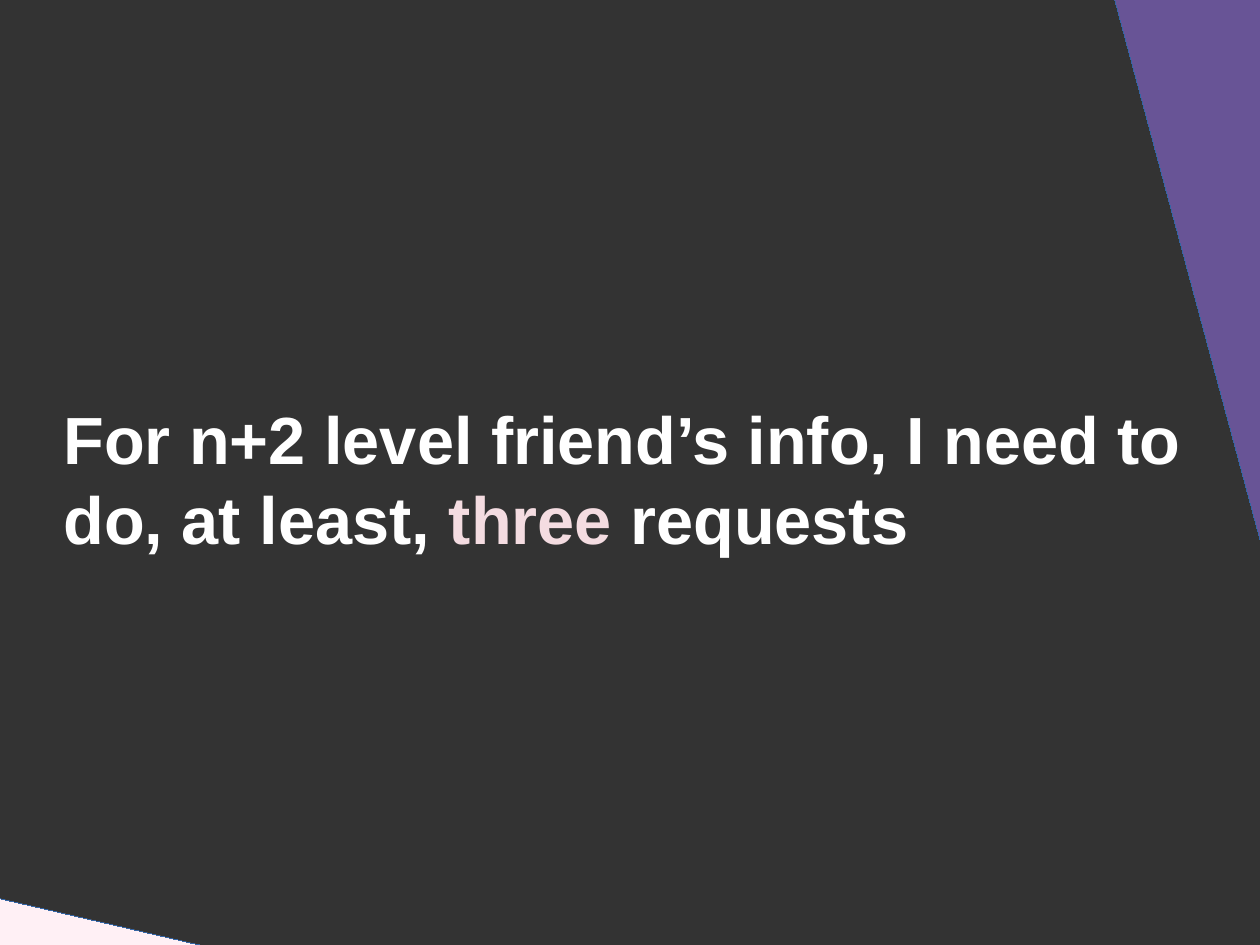
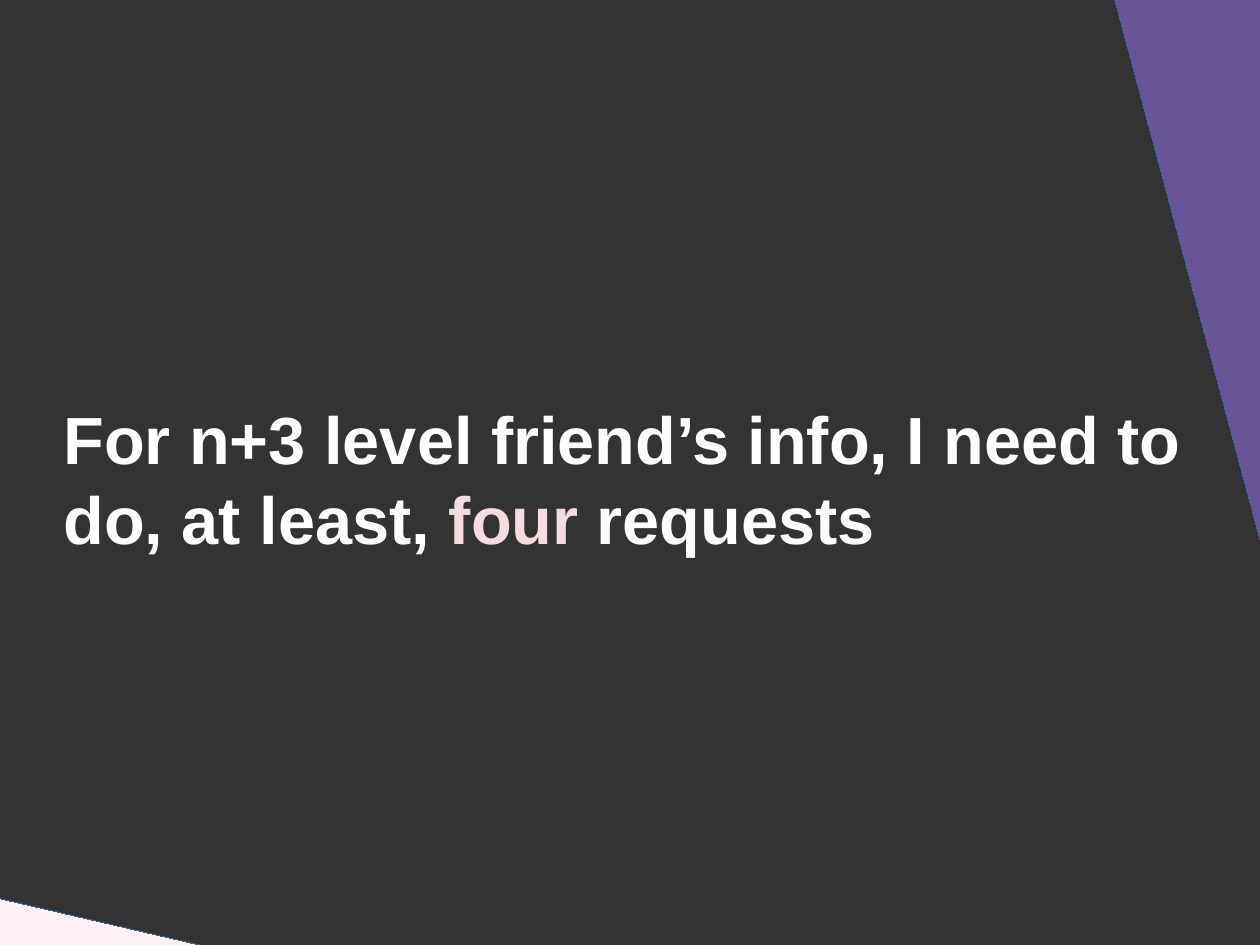
Before and after one commit to DanYellow/presentations, a slide deck: slide 22 of graphql/presentation.odp (slide 19 before the commit). Drawn at 1260x945 pixels with LibreOffice and Linux fonts; fonts in the diff are those of the drawing. Boxes give left, top, right and bottom in pixels: in the first picture for what was removed or moved away, otherwise in the second. Text is boxed around its words. In the diff, an @@ line names an element or a change of style, - is before the commit and + after.

```diff
--- a/graphql/presentation.odp
+++ b/graphql/presentation.odp
@@ title at <box>64,415,1181,556</box>: text changed @@
-For n+2 level friend’s info, I need to do, at least, three requests
+For n+3 level friend’s info, I need to do, at least, four requests
```
Also in this commit, not shown: 8 other slides changed, 4 slides added, 1 slide removed, 5 other files.
